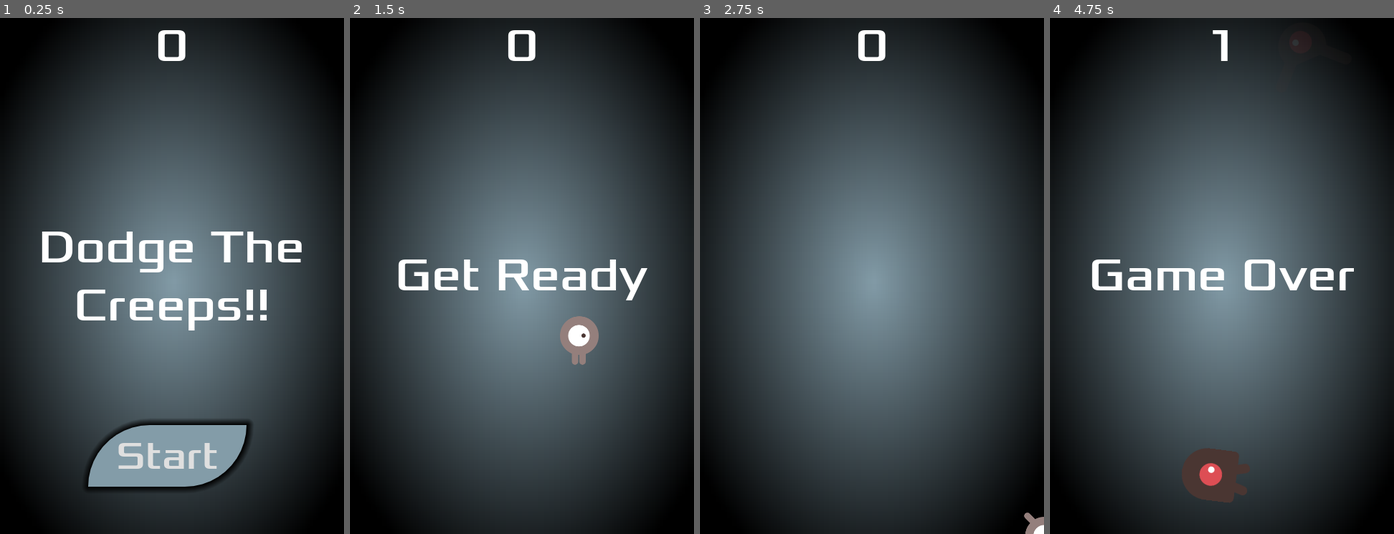
Above: before the commit, frames 1-4 (left to right).
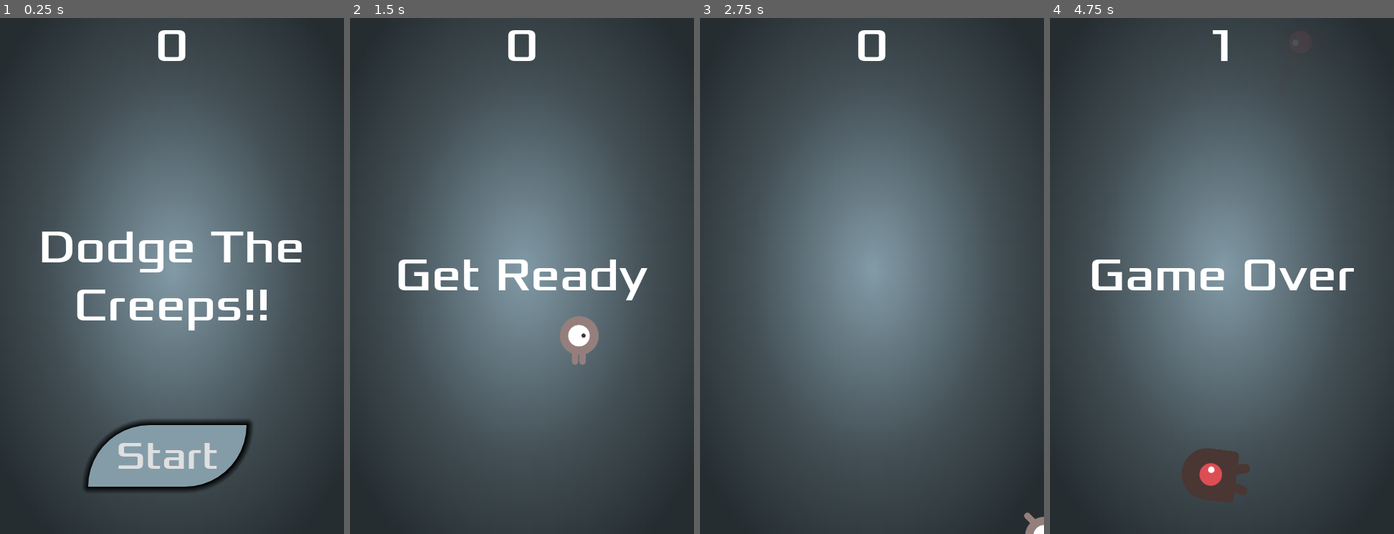
Above: after the commit, the same moments.

Repository: GoncaloGMendonca/DTC_2.0_GGM
Game: Godot game, scene res://main.tscn
Two runs of this game, one before a commit and one after it. Both use one fixed random seed, a clock stepped at 60 frames per second and the inputs below.
Inputs:
- Up to frame 1 (0.25 s): no input
- Up to frame 2 (1.5 s): click "Start" at 0.5 s; tap Enter at 1.25 s; hold D (move_right) from 1.28 s (still down)
- Up to frame 3 (2.75 s): release D (move_right) at 2.03 s; hold S (move_down) from 2.03 s (still down)
- Up to frame 4 (4.75 s): release S (move_down) at 2.78 s; hold D (move_right) 2.78-3.53 s; hold W (move_up) 3.53-4.28 s; hold A (move_left) from 4.28 s (still down)

The runs differ from the first frame. In frame 1, 43% of the frame differs, in the area x 0-100%, y 0-100%; in frame 2, 43%; in frame 3, 43%; in frame 4, 43%.

Commit message:
limpar codigo e corrigir pequenos bugs

Diff:
--- a/Project_Files/assets/Main_Theme.tres
+++ b/Project_Files/assets/Main_Theme.tres
@@ -1,7 +1,6 @@
-[gd_resource type="Theme" load_steps=8 format=3 uid="uid://cp4rq5q6h4aas"]
+[gd_resource type="Theme" load_steps=7 format=3 uid="uid://cp4rq5q6h4aas"]
 
 [ext_resource type="FontFile" uid="uid://bm8m8ncdi2ggg" path="res://assets/fonts/Xolonium-Regular.ttf" id="1_abiaq"]
-[ext_resource type="Texture2D" uid="uid://b2rwg6cv0prk3" path="res://assets/art/Icons/double-point_Icon.png" id="2_ejs3n"]
 
 [sub_resource type="StyleBoxFlat" id="StyleBoxFlat_7c0wv"]
 content_margin_left = 4.0
@@ -78,7 +77,6 @@
 Button/constants/outline_size = 0
 Button/font_sizes/font_size = 16
 Button/fonts/font = ExtResource("1_abiaq")
-Button/icons/yy = ExtResource("2_ejs3n")
 Button/styles/disabled = SubResource("StyleBoxFlat_7c0wv")
 Button/styles/focus = SubResource("StyleBoxFlat_7wn74")
 Button/styles/hover = SubResource("StyleBoxFlat_n4u17")
--- a/Project_Files/main.gd
+++ b/Project_Files/main.gd
@@ -5,10 +5,8 @@
 @export var powerup_scene: Array[PackedScene]
 
 
-
 var score: int
 var paused = false
-var Ismusicplaying = true
 
 
 @onready var mob_timer: Timer = %MobTimer
@@ -43,6 +41,7 @@
 	hud.update_score(score)
 	hud.show_message("Get Ready")
 	get_tree().call_group("mob","queue_free")
+	get_tree().call_group("powerup","queue_free")
 	background_music.play()
 	pause_menu.hide()
 	get_tree().paused = false
@@ -55,6 +54,7 @@
 	background_music.stop()
 	game_over_music.play()
 	pause_menu.hide()
+	power_up_timer.stop()
 
 
 
@@ -79,9 +79,6 @@
 	direction += randf_range(-PI / 4, PI / 4)
 
 	mob.spawn(mob_spawn_location.position, direction)
-
-
-
 
 #	mob.position = mob_spawn_location.position
 #	mob.rotation = direction
--- a/Project_Files/main.tscn
+++ b/Project_Files/main.tscn
@@ -15,13 +15,14 @@
 [ext_resource type="AudioStream" uid="uid://yuw0weotcff" path="res://assets/SFX_Music/countdown_Sound.wav" id="8_lo7sn"]
 
 [sub_resource type="Gradient" id="Gradient_ec4r3"]
-colors = PackedColorArray(0.511719, 0.609375, 0.65625, 1, 0, 0, 0, 1)
+offsets = PackedFloat32Array(0, 0.582192, 1)
+colors = PackedColorArray(0.511719, 0.609375, 0.65625, 1, 0.262745, 0.309804, 0.333333, 1, 0.147546, 0.178626, 0.194151, 1)
 
 [sub_resource type="GradientTexture2D" id="GradientTexture2D_3o8t1"]
 gradient = SubResource("Gradient_ec4r3")
 fill = 1
-fill_from = Vector2(0.504274, 0.512821)
-fill_to = Vector2(0.931624, 0.0512821)
+fill_from = Vector2(0.504274, 0.487179)
+fill_to = Vector2(0.952991, 0.034188)
 
 [sub_resource type="Curve2D" id="Curve2D_3ci0y"]
 _data = {
--- a/Project_Files/player.gd
+++ b/Project_Files/player.gd
@@ -35,7 +35,7 @@
 		animated_sprite_2d.flip_v = velocity.y > 0
 
 
-func _on_body_entered(body: Node2D) -> void:
+func _on_body_entered(_body: Node2D) -> void:
 	hide()
 	hit.emit()
 	collision_shape_2d.set_deferred("disabled", true)
--- a/Project_Files/power_up_base.gd
+++ b/Project_Files/power_up_base.gd
@@ -1,16 +1,16 @@
 extends Area2D
 
-var score = 0
 
-func _on_area_shape_entered(area_rid: RID, area: Area2D, area_shape_index: int, local_shape_index: int) -> void:
+
+
+func _on_area_entered(_area: Area2D) -> void:
 	print("BASE") # Replace with function body.
-##	if body is Area2d:
-#	get_tree().call_group("mob","queue_free")
-#	queue_free()
+###	if body is Area2d:
+##	get_tree().call_group("mob","queue_free")
+##	queue_free()
 	powerup_activated()
 
 
-#	score *= 2
 
 func powerup_activated() -> void:
 	pass
--- a/Project_Files/power_up_base.tscn
+++ b/Project_Files/power_up_base.tscn
@@ -21,4 +21,6 @@
 position = Vector2(44, 46)
 shape = SubResource("CircleShape2D_n0a8j")
 
+[connection signal="area_entered" from="." to="." method="_on_area_entered"]
 [connection signal="area_shape_entered" from="." to="." method="_on_area_shape_entered"]
+[connection signal="body_entered" from="." to="." method="_on_body_entered"]
--- a/Project_Files/power_up_double_points.tscn
+++ b/Project_Files/power_up_double_points.tscn
@@ -1,7 +1,11 @@
-[gd_scene load_steps=3 format=3 uid="uid://dhnkn610tuh6p"]
+[gd_scene load_steps=4 format=3 uid="uid://dhnkn610tuh6p"]
 
 [ext_resource type="PackedScene" uid="uid://b7fh8th338bkk" path="res://power_up_base.tscn" id="1_882lp"]
 [ext_resource type="Script" path="res://power_up_double_points.gd" id="2_fqxqb"]
+[ext_resource type="Texture2D" uid="uid://b2rwg6cv0prk3" path="res://assets/art/Icons/double-point_Icon.png" id="3_wpxm2"]
 
 [node name="PowerUp_DoublePoints" instance=ExtResource("1_882lp")]
 script = ExtResource("2_fqxqb")
+
+[node name="TextureRect" parent="." index="0"]
+texture = ExtResource("3_wpxm2")
